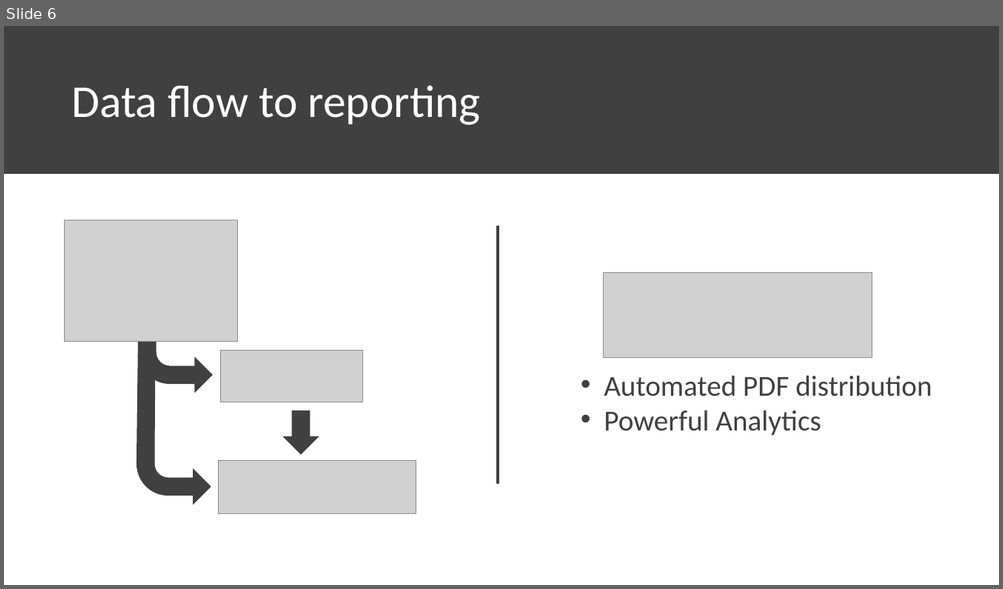
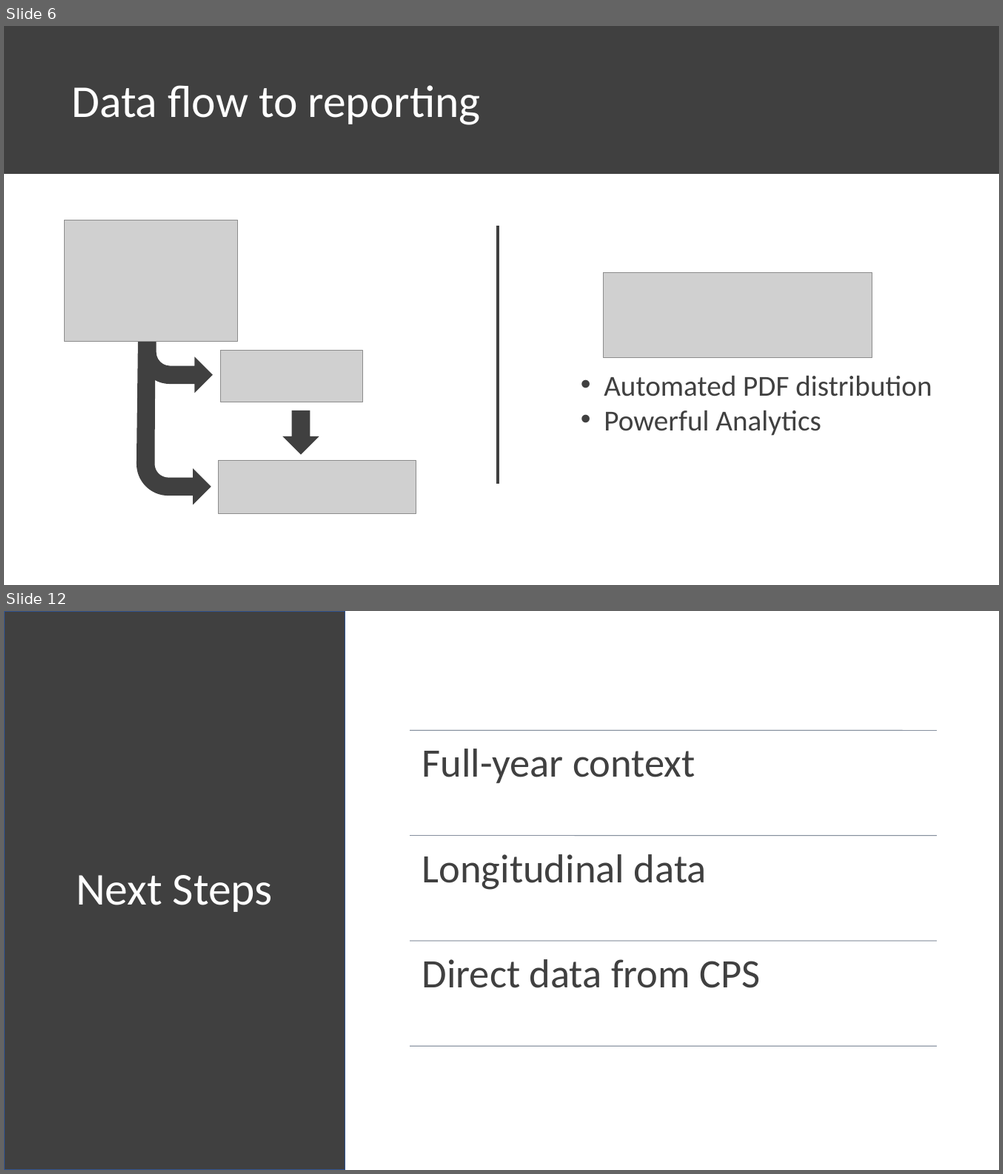
Before and after one commit to chrisluedtke/talks, a slide deck: 2018-06-14-ChiPy/Presentation.pptx. Shown one above the other, each under a label of ours: slide 6 before the commit, slides 6 and 12 after it; the slides between them are not shown. The pictures are 1003x589 and 1003x1174 pixels, drawn with LibreOffice and Linux fonts; fonts in the diff are those of the drawing; grey boxes stand for pictures. Boxes give left, top, right and bottom in pixels: in the first picture for what was removed or moved away, otherwise in the second. Text is boxed around its words. In the diff, an @@ line names an element or a change of style, - is before the commit and + after.

```diff
--- a/2018-06-14-ChiPy/Presentation.pptx
+++ b/2018-06-14-ChiPy/Presentation.pptx
@@ slide 12 added at [4,611,999,1170], background #FFFFFF @@
@@ rectangle added at [4,611,345,1170], fill #404040, outline #325491 1 pt @@
@@ title added at [76,875,273,912], 44 pt, text #FFFFFF @@
+Next Steps
@@ group added at [410,730,936,1047]: 4 lines, 3 texts @@
+Full-year context
+Longitudinal data
+Direct data from CPS
```
Also in this commit, not shown: 3 slides changed, 7 other slides added, 1 other file.
